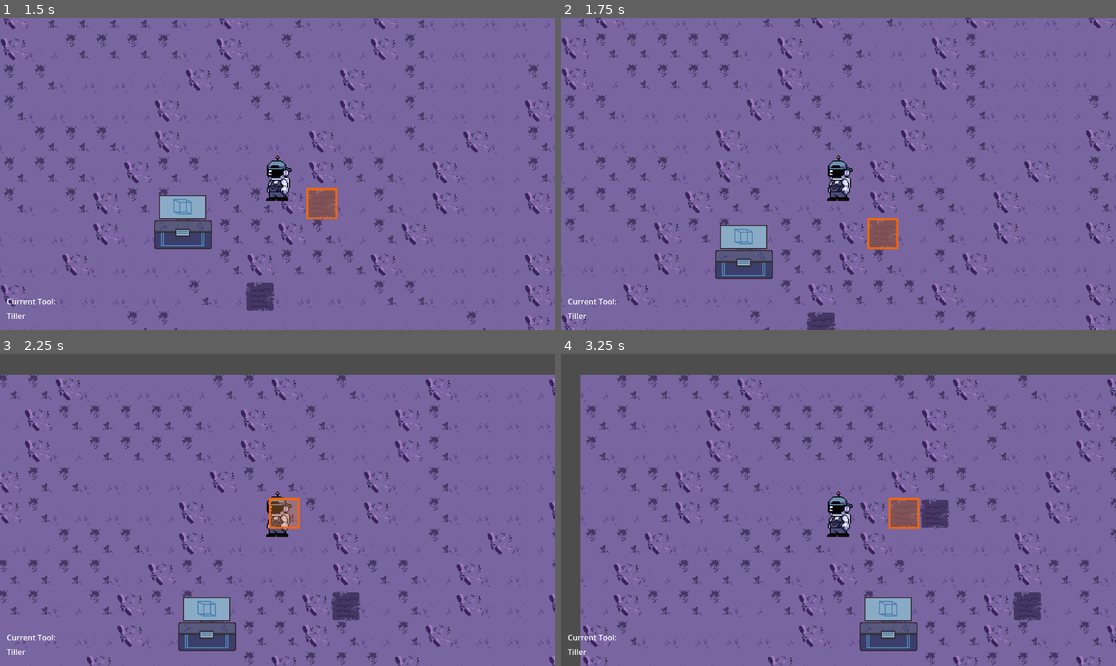
Above: before the commit, frames 1-4 (two rows, left to right).
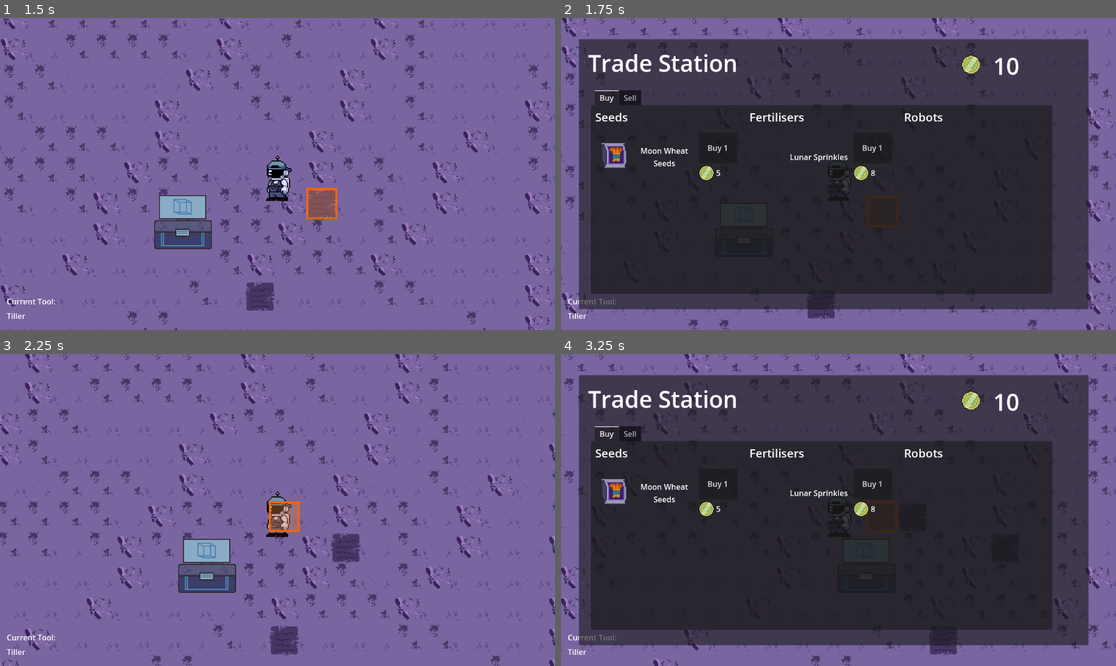
Above: after the commit, the same moments.

Repository: DevFTB/Moonbeam-Meadows
Game: Godot game, scene res://Level/moon.tscn
Two runs of this game, one before a commit and one after it. Both use one fixed random seed, a clock stepped at 60 frames per second and the inputs below.
Inputs (mouse positions are in pixels of both pictures, inside the frame that each line leads up to):
- Up to frame 1 (1.5 s): tap Enter at 0.5 s; move the mouse to (249, 236) at 0.52 s; hold E (interact) 0.53-1.28 s; hold W (move_up) from 0.53 s (still down); click (249, 236) at 0.8 s; move the mouse to (444, 220) at 1.27 s; click (444, 220) at 1.35 s
- Up to frame 2 (1.75 s): keep holding W (move_up); tap E (interact) at 1.55 s
- Up to frame 3 (2.25 s): move the mouse to (111, 463) at 2.02 s; release W (move_up) at 2.03 s; hold A (move_left) from 2.03 s (still down); hold E (interact) from 2.03 s (still down)
- Up to frame 4 (3.25 s): keep holding A (move_left); click (672, 463) at 2.3 s; move the mouse to (866, 510) at 2.77 s; release E (interact) at 2.78 s; tap 1 (select_tool1) at 2.85 s; click (866, 510) at 2.92 s; tap E (interact) at 3.05 s

Frame 1 is identical in both runs. In frame 2, 81% of the frame differs, in the area x 0-100%, y 0-100%; in frame 3, 21%; in frame 4, 89%.

Commit message:
fixes player freezing

Diff:
--- a/Level/Trade Station/TradeStation.gd
+++ b/Level/Trade Station/TradeStation.gd
@@ -17,12 +17,14 @@
 	pass # Replace with function body.
 
 func _on_interact_area_body_exited(body:Node2D):
-	if body == interacting_player:
+	if body == interacting_player and trade_station_gui.visible:
 		interacting_player = null
 		trade_station_gui.hide()
 	pass # Replace with function body.
 
 func _input(event):
-	if event.is_action_pressed("interact") and interacting_player != null and not interacting_player.frozen:
-		trade_station_gui.visible = not trade_station_gui.visible
+	if event.is_action_pressed("interact") and interacting_player != null:
+		if not trade_station_gui.get_parent().get_children().filter(func(x): return x != trade_station_gui).any(func(x): return x.visible):
+			trade_station_gui.visible = not trade_station_gui.visible
+			interacting_player.frozen = trade_station_gui.visible
 	pass
--- a/Level/Trade Station/TradeStationGUI.gd
+++ b/Level/Trade Station/TradeStationGUI.gd
@@ -11,7 +11,8 @@
 @onready var level = get_node("/root/Level")
 
 var trade_station : Node = null
-
+signal opened_menu
+signal closed_menu
 func _ready():
 	visibility_changed.connect(update_gui)
 	generate_items(buy_seed_parent, buy_gui_scene, level.crops.map(func(c): return c.seed_item))
--- a/Level/moon.tscn
+++ b/Level/moon.tscn
@@ -502,8 +502,8 @@
 script = ExtResource("20_wew0j")
 
 [connection signal="tool_changed" from="Player" to="CanvasLayer/GUI/ToolGUI" method="_on_player_tool_changed"]
-[connection signal="closed_menu" from="CanvasLayer/GUI/Control/PhoneGUI" to="Player" method="_on_phone_gui_closed_menu"]
-[connection signal="opened_menu" from="CanvasLayer/GUI/Control/PhoneGUI" to="Player" method="_on_phone_gui_opened_menu"]
+[connection signal="closed_menu" from="CanvasLayer/GUI/Control/PhoneGUI" to="Player" method="_on_gui_closed_menu"]
+[connection signal="opened_menu" from="CanvasLayer/GUI/Control/PhoneGUI" to="Player" method="_on_gui_opened_menu"]
 [connection signal="opened_menu" from="CanvasLayer/GUI/Control/PhoneGUI" to="CanvasLayer/GUI/Control/PhoneGUI/Inventory/InventorySections/VBoxContainer/Label2" method="_on_phone_gui_opened_menu"]
 [connection signal="opened_menu" from="CanvasLayer/GUI/Control/PhoneGUI" to="CanvasLayer/GUI/Control/PhoneGUI/Inventory/InventorySections/VBoxContainer2/Label2" method="_on_phone_gui_opened_menu"]
 [connection signal="opened_menu" from="CanvasLayer/GUI/Control/PhoneGUI" to="CanvasLayer/GUI/Control/PhoneGUI/Inventory/InventorySections/VBoxContainer3/Label3" method="_on_phone_gui_opened_menu"]
--- a/Player/Player.gd
+++ b/Player/Player.gd
@@ -36,23 +36,24 @@
 	pass
 
 func use_tool(grid_position):
-	match(current_tool):
-		Tool.TILL:
-			get_parent().till_land(grid_position)
-		Tool.PLANT:
-			if $SeedInventory.get_selected() != null:
-				if get_parent().plant_land(grid_position, $SeedInventory.get_selected()):
-					$SeedInventory.remove($SeedInventory.get_selected())
-		Tool.FERTILISE:
-			if $FertiliserInventory.get_selected() != null:
-				if get_parent().fertilise_land(grid_position, $FertiliserInventory.get_selected()):
-					$FertiliserInventory.remove($FertiliserInventory.get_selected())
-		Tool.WATER:
-			if water_tank > 0:
-				if get_parent().water_land(grid_position):
-					water_tank -= 1
-		Tool.HARVEST:
-			get_parent().harvest_land(grid_position, self)
+	if not frozen:
+		match(current_tool):
+			Tool.TILL:
+				get_parent().till_land(grid_position)
+			Tool.PLANT:
+				if $SeedInventory.get_selected() != null:
+					if get_parent().plant_land(grid_position, $SeedInventory.get_selected()):
+						$SeedInventory.remove($SeedInventory.get_selected())
+			Tool.FERTILISE:
+				if $FertiliserInventory.get_selected() != null:
+					if get_parent().fertilise_land(grid_position, $FertiliserInventory.get_selected()):
+						$FertiliserInventory.remove($FertiliserInventory.get_selected())
+			Tool.WATER:
+				if water_tank > 0:
+					if get_parent().water_land(grid_position):
+						water_tank -= 1
+			Tool.HARVEST:
+				get_parent().harvest_land(grid_position, self)
 	pass
 
 func fill_water_tank():
@@ -94,11 +95,16 @@
 
 
 
-func _on_phone_gui_opened_menu():
+func _on_gui_opened_menu():
 	set_frozen(true)
+	print("freezing")
 	pass # Replace with function body.
 
 
-func _on_phone_gui_closed_menu():
+func _on_gui_closed_menu():
 	set_frozen(false)
 	pass # Replace with function body.
+
+
+func _on_trade_station_gui_opened_menu():
+	pass # Replace with function body.
